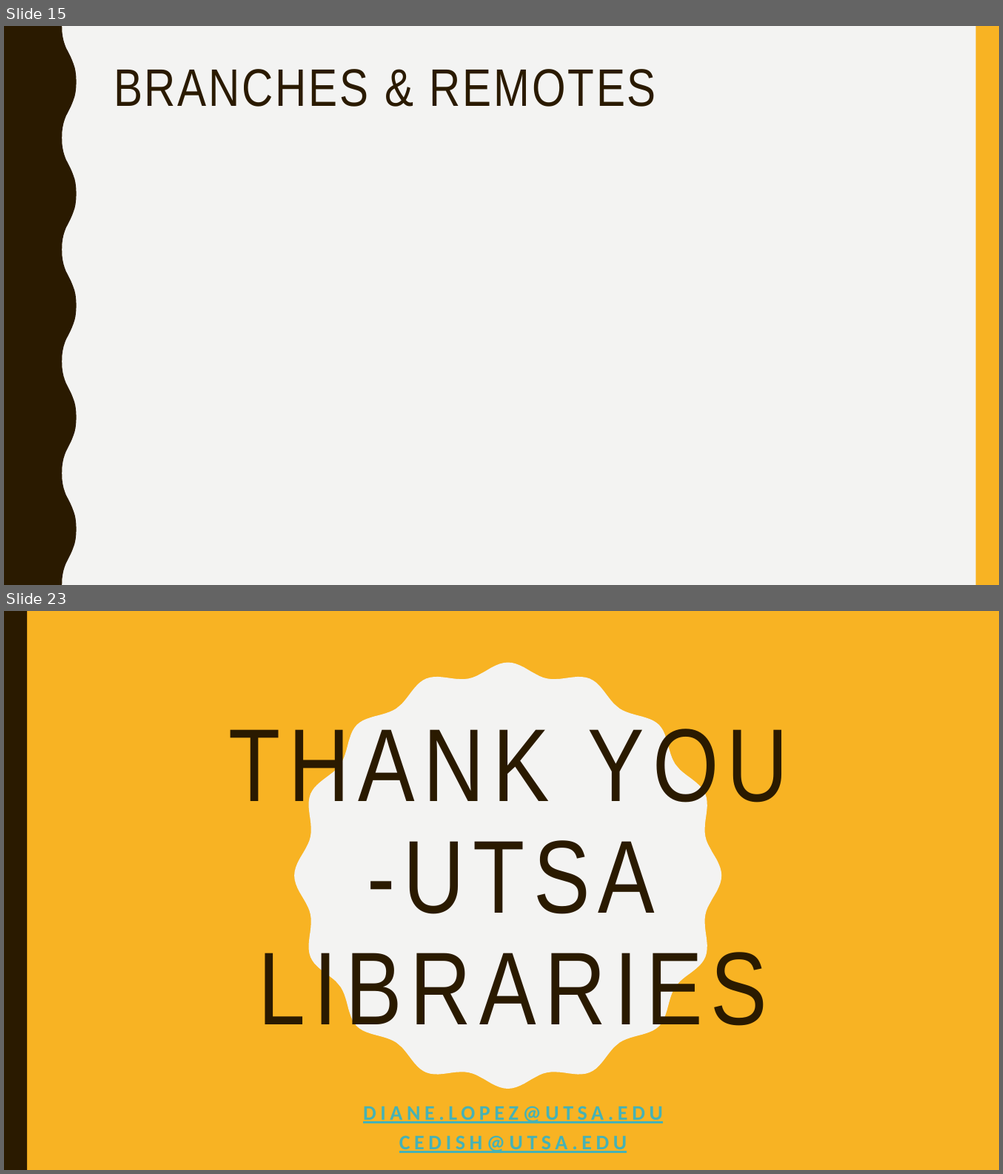
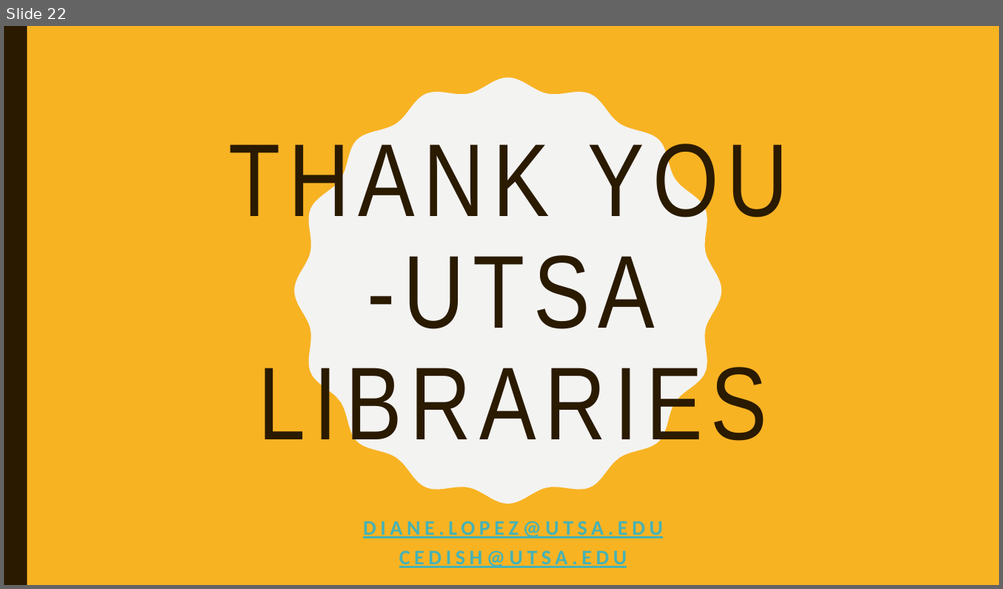
Before and after one commit to dianita956/git_vscode_wrkshp26, a slide deck: git_vscode_spring26_workshop.pptx. Shown one above the other, each under a label of ours: slides 15 and 23 before the commit, slide 22 after it; the slides between them are not shown. The pictures are 1003x1174 and 1003x589 pixels, drawn with LibreOffice and Linux fonts; fonts in the diff are those of the drawing. Boxes give left, top, right and bottom in pixels: in the first picture for what was removed or moved away, otherwise in the second. Text is boxed around its words. In the diff, an @@ line names an element or a change of style, - is before the commit and + after.

```diff
--- a/git_vscode_spring26_workshop.pptx
+++ b/git_vscode_spring26_workshop.pptx
@@ slide 15 removed at (4, 26, 999, 585), background #F3F3F2 @@
@@ freeform shape removed at (4, 26, 77, 585) @@
@@ rectangle removed at (976, 26, 999, 585) @@
@@ title removed at (114, 69, 656, 107) @@
-BRANCHES & REMOTES
@@ what was slide 23 is now slide 22 @@
```
Also in this commit, not shown: 3 slides changed, 17 slides added, 17 other slides removed, 2 other files.
